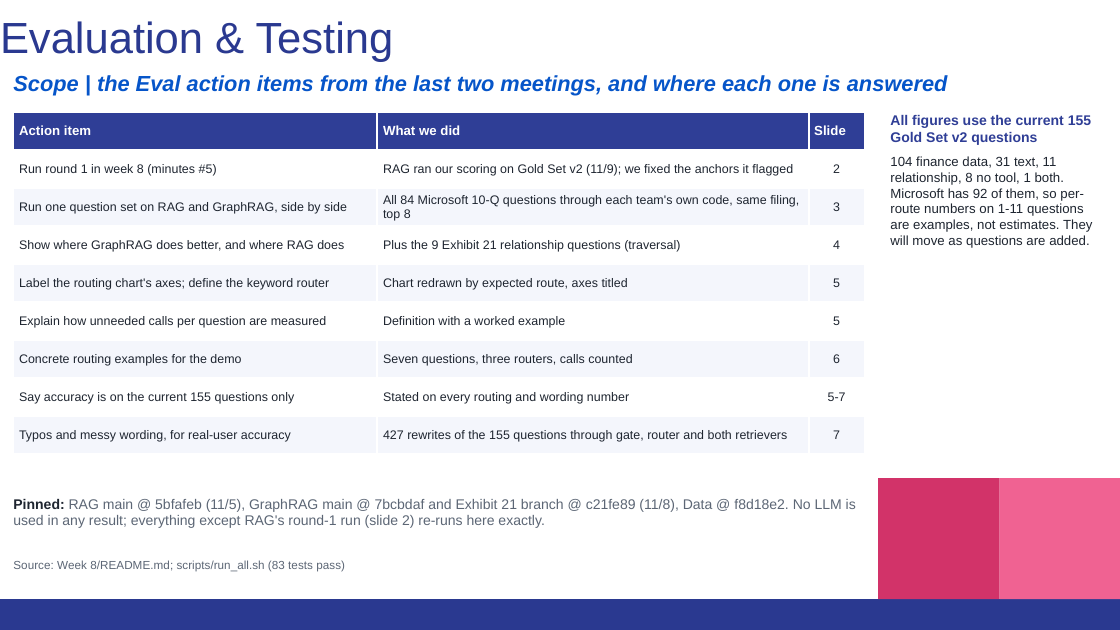
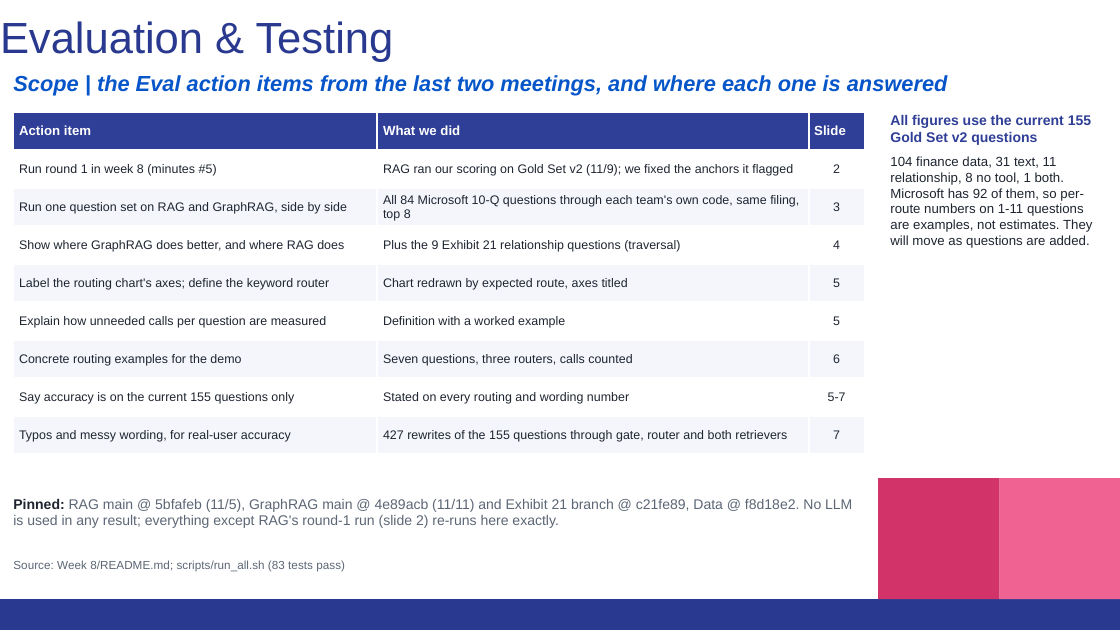
Before and after one commit to thomassong0604-oss/kpmg-eval, a slide deck: slide 1 of Week 8/deck/KPMG_Eval_Week8_11-12.pptx. Drawn at 1120x630 pixels with LibreOffice and Linux fonts; fonts in the diff are those of the drawing. Boxes give left, top, right and bottom in pixels: in the first picture for what was removed or moved away, otherwise in the second. Text is boxed around its words. In the diff, an @@ line names an element or a change of style, - is before the commit and + after.

```diff
--- a/Week 8/deck/KPMG_Eval_Week8_11-12.pptx
+++ b/Week 8/deck/KPMG_Eval_Week8_11-12.pptx
@@ text at box(13, 499, 852, 528): text changed @@
-Pinned: RAG main @ 5bfafeb (11/5), GraphRAG main @ 7bcbdaf and Exhibit 21 branch @ c21fe89 (11/8), Data @ f8d18e2. No LLM is used in any result; everything except RAG's round-1 run (slide 2) re-runs here exactly.
+Pinned: RAG main @ 5bfafeb (11/5), GraphRAG main @ 4e89acb (11/11) and Exhibit 21 branch @ c21fe89, Data @ f8d18e2. No LLM is used in any result; everything except RAG's round-1 run (slide 2) re-runs here exactly.
```
Also in this commit, not shown: 3 other slides changed, 48 other files.
